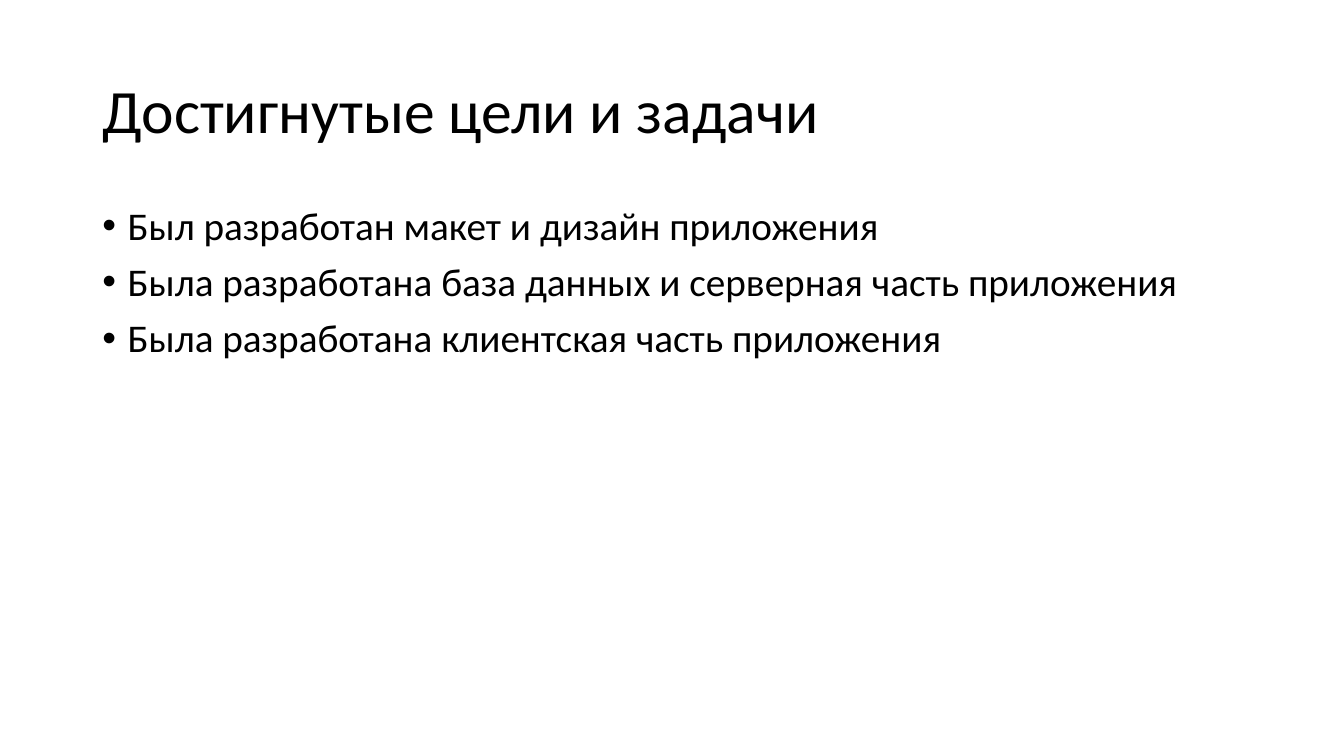
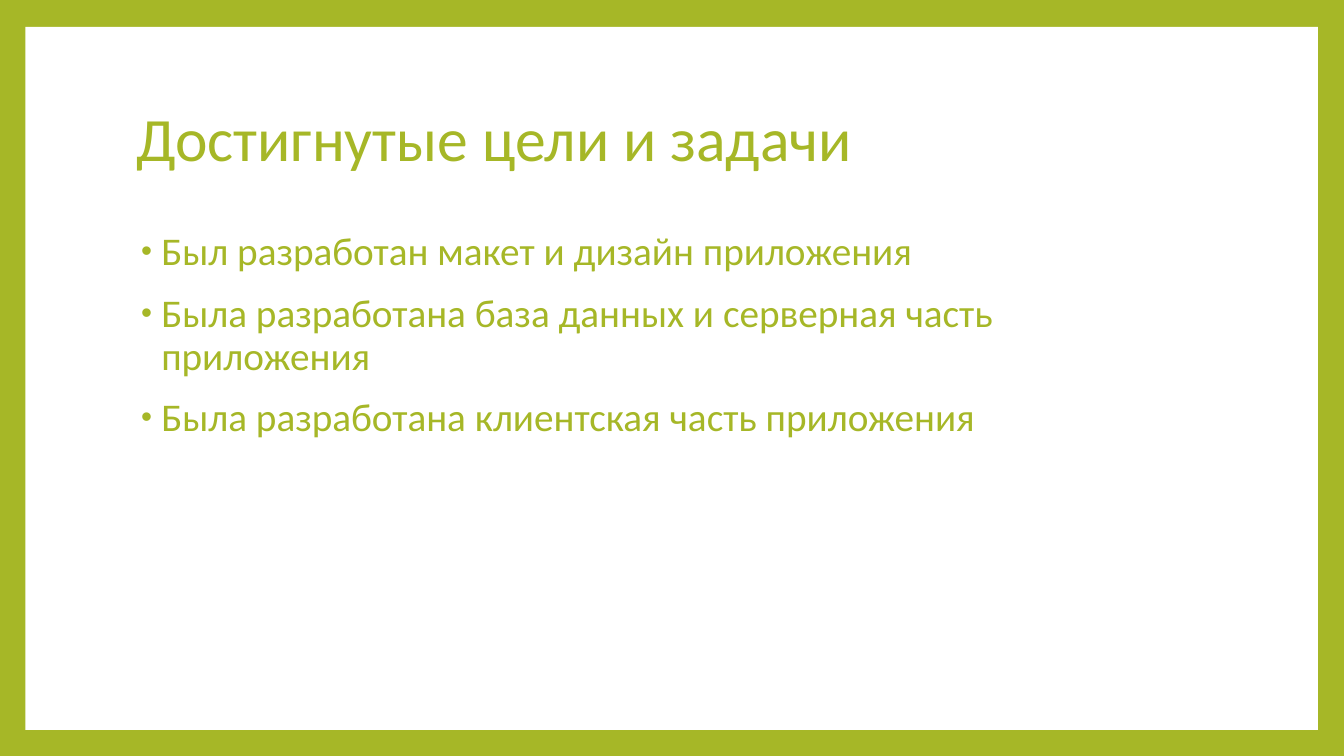
Before and after one commit to ux1e/diplome, a slide deck: slide 6 of files/Записка/Kuznetsov_Ivan_prezentacia.pptx. Drawn at 1344x756 pixels with LibreOffice and Linux fonts; fonts in the diff are those of the drawing. Boxes give left, top, right and bottom in pixels: in the first picture for what was removed or moved away, otherwise in the second. Text is boxed around its words. In the diff, an @@ line names an element or a change of style, - is before the commit and + after.

```diff
--- a/files/Записка/Kuznetsov_Ivan_prezentacia.pptx
+++ b/files/Записка/Kuznetsov_Ivan_prezentacia.pptx
@@ background #FFFFFF to #A6B727 @@
@@ rectangle added at <box>25,27,1318,730</box>, fill #FFFFFF @@
@@ title "Достигнутые цели и задачи": place and size @@
-title "Достигнутые цели и задачи" at <box>102,93,818,143</box>
+title "Достигнутые цели и задачи" at <box>136,121,852,171</box>
@@ title "Достигнутые цели и задачи" at <box>136,121,852,171</box>: text colour #000000 to #A6B727 @@
@@ text "Был разработан макет и дизайн ...": place and size @@
-text "Был разработан макет и дизайн ..." at <box>128,213,1177,359</box>
+text "Был разработан макет и дизайн ..." at <box>161,238,993,438</box>
@@ text "Был разработан макет и дизайн ..." at <box>161,238,993,438</box>: text colour #000000 to #A6B727; indent changed; more space between paragraphs @@
```
Also in this commit, not shown: 5 other slides changed, 2 other files.
